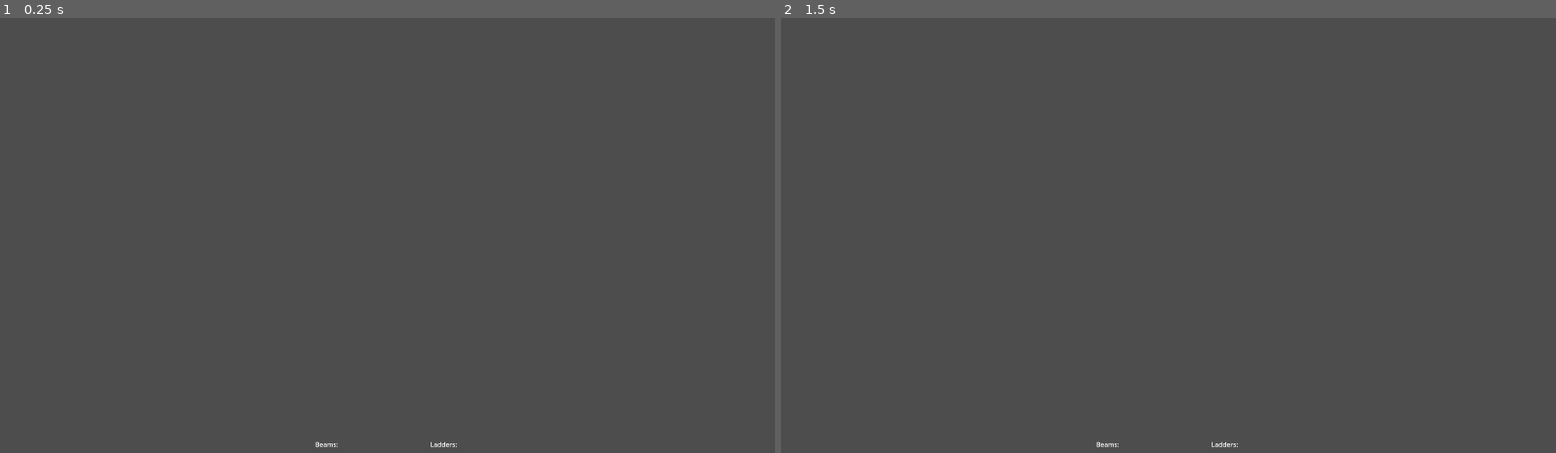
Above: before the commit, frames 1-2 (left to right).
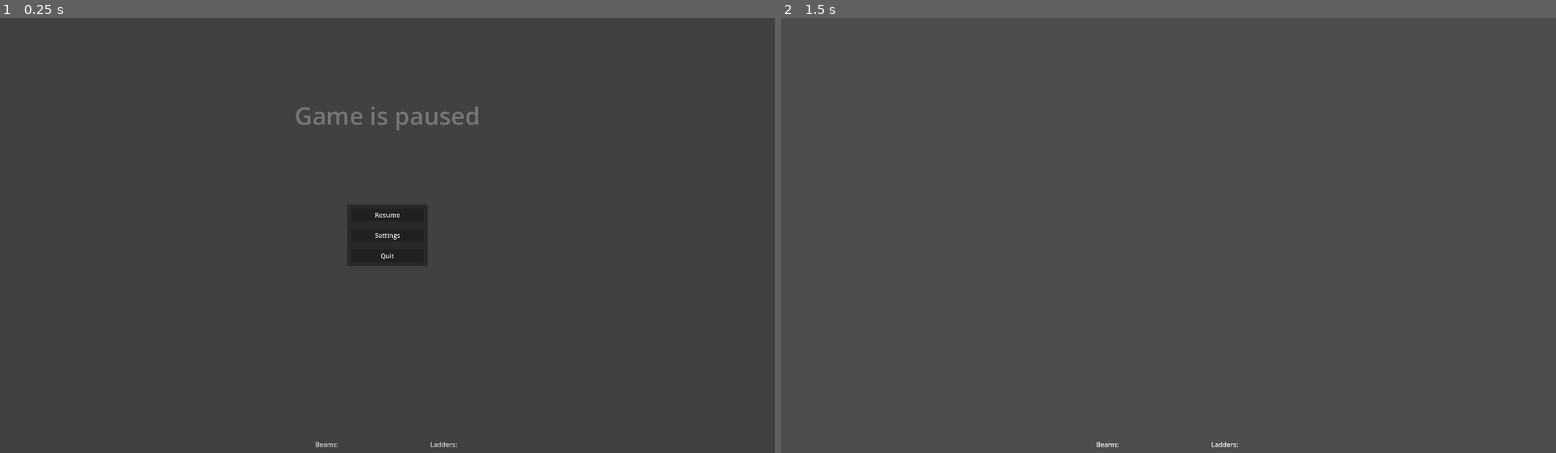
Above: after the commit, the same moments.

Repository: K2rlXYZ/UT-GameJam-23
Game: Godot game, scene res://Scenes/UI/hud.tscn
Two runs of this game, one before a commit and one after it. Both use one fixed random seed, a clock stepped at 60 frames per second and the inputs below. This scene is started directly instead of the project's main scene.
Inputs (mouse positions are in pixels of both pictures, inside the frame that each line leads up to):
- Up to frame 1 (0.25 s): no input
- Up to frame 2 (1.5 s): click (1168, 213) at 0.5 s, where only the run after the commit has a clickable "Resume"; tap Enter at 1.25 s; hold D (right) from 1.28 s (still down)

The runs differ from the first frame. In frame 1, 1.8% of the frame differs, in the area x 38-62%, y 20-99%; in frame 2, nothing differs.

Commit message:
Pause screen

Diff:
--- a/Scenes/UI/HUD.gd
+++ b/Scenes/UI/HUD.gd
@@ -4,8 +4,27 @@
 @export var beams_label: Label
 @export var ladders_label: Label
 
+@export var pause_menu: Control
+@export var settings_menu: Control
+
 func set_beams(amount: int) -> void:
 	beams_label.text = str(amount)
 
 func set_ladders(amount: int) -> void:
 	ladders_label.text = str(amount)
+
+func pause_game() -> void:
+	pause_menu.show()
+	get_tree().paused = true
+
+func _unpause_game() -> void:
+	pause_menu.hide()
+	get_tree().paused = false
+
+
+func _on_resume_button_pressed():
+	_unpause_game()
+
+
+func _on_settings_button_pressed():
+	settings_menu.show()
--- /dev/null
+++ b/Scenes/UI/Settings.gd
@@ -0,0 +1,7 @@
+extends Control
+
+
+
+
+func _on_back_button_pressed():
+	hide()
--- a/Scenes/UI/hud.tscn
+++ b/Scenes/UI/hud.tscn
@@ -1,9 +1,19 @@
-[gd_scene load_steps=2 format=3 uid="uid://bef71fvcrn6in"]
+[gd_scene load_steps=4 format=3 uid="uid://bef71fvcrn6in"]
 
 [ext_resource type="Script" path="res://Scenes/UI/HUD.gd" id="1_5jl6j"]
+[ext_resource type="PackedScene" uid="uid://caq5idrkkj5rm" path="res://Scenes/UI/settings.tscn" id="2_ji0u5"]
 
-[node name="HUD" type="CanvasLayer"]
+[sub_resource type="LabelSettings" id="LabelSettings_ay0n4"]
+font_size = 60
+font_color = Color(0.462745, 0.462745, 0.462745, 1)
+
+[node name="HUD" type="CanvasLayer" node_paths=PackedStringArray("beams_label", "ladders_label", "pause_menu", "settings_menu")]
+process_mode = 3
 script = ExtResource("1_5jl6j")
+beams_label = NodePath("UI/M/HB/Beams/BeamsLabel")
+ladders_label = NodePath("UI/M/HB/Ladders/LaddersLabel")
+pause_menu = NodePath("PauseMenu")
+settings_menu = NodePath("PauseMenu/M/Settings")
 
 [node name="UI" type="Control" parent="."]
 layout_mode = 3
@@ -53,3 +63,75 @@
 
 [node name="LaddersLabel" type="Label" parent="UI/M/HB/Ladders"]
 layout_mode = 2
+
+[node name="PauseMenu" type="Control" parent="."]
+layout_mode = 3
+anchors_preset = 15
+anchor_right = 1.0
+anchor_bottom = 1.0
+grow_horizontal = 2
+grow_vertical = 2
+
+[node name="BG" type="ColorRect" parent="PauseMenu"]
+layout_mode = 1
+anchors_preset = 15
+anchor_right = 1.0
+anchor_bottom = 1.0
+grow_horizontal = 2
+grow_vertical = 2
+color = Color(0, 0, 0, 0.152941)
+
+[node name="M" type="MarginContainer" parent="PauseMenu"]
+layout_mode = 1
+anchors_preset = 15
+anchor_right = 1.0
+anchor_bottom = 1.0
+grow_horizontal = 2
+grow_vertical = 2
+theme_override_constants/margin_left = 100
+theme_override_constants/margin_top = 200
+theme_override_constants/margin_right = 100
+theme_override_constants/margin_bottom = 200
+
+[node name="PausedLabel" type="Label" parent="PauseMenu/M"]
+layout_mode = 2
+size_flags_horizontal = 4
+size_flags_vertical = 0
+text = "Game is paused"
+label_settings = SubResource("LabelSettings_ay0n4")
+
+[node name="P" type="PanelContainer" parent="PauseMenu/M"]
+custom_minimum_size = Vector2(200, 0)
+layout_mode = 2
+size_flags_horizontal = 4
+size_flags_vertical = 4
+
+[node name="M" type="MarginContainer" parent="PauseMenu/M/P"]
+layout_mode = 2
+theme_override_constants/margin_left = 10
+theme_override_constants/margin_top = 10
+theme_override_constants/margin_right = 10
+theme_override_constants/margin_bottom = 10
+
+[node name="VB" type="VBoxContainer" parent="PauseMenu/M/P/M"]
+layout_mode = 2
+theme_override_constants/separation = 20
+
+[node name="ResumeButton" type="Button" parent="PauseMenu/M/P/M/VB"]
+layout_mode = 2
+text = "Resume"
+
+[node name="SettingsButton" type="Button" parent="PauseMenu/M/P/M/VB"]
+layout_mode = 2
+text = "Settings"
+
+[node name="QuitButton" type="Button" parent="PauseMenu/M/P/M/VB"]
+layout_mode = 2
+text = "Quit"
+
+[node name="Settings" parent="PauseMenu/M" instance=ExtResource("2_ji0u5")]
+visible = false
+layout_mode = 2
+
+[connection signal="pressed" from="PauseMenu/M/P/M/VB/ResumeButton" to="." method="_on_resume_button_pressed"]
+[connection signal="pressed" from="PauseMenu/M/P/M/VB/SettingsButton" to="." method="_on_settings_button_pressed"]
--- /dev/null
+++ b/Scenes/UI/settings.tscn
@@ -0,0 +1,67 @@
+[gd_scene load_steps=3 format=3 uid="uid://caq5idrkkj5rm"]
+
+[ext_resource type="Script" path="res://Scenes/UI/Settings.gd" id="1_urgba"]
+
+[sub_resource type="StyleBoxFlat" id="StyleBoxFlat_p3w0x"]
+bg_color = Color(0.145098, 0.145098, 0.145098, 1)
+
+[node name="Settings" type="Control"]
+layout_mode = 3
+anchors_preset = 0
+offset_left = 810.0
+offset_top = 490.0
+offset_right = 1110.0
+offset_bottom = 590.0
+grow_horizontal = 2
+grow_vertical = 2
+size_flags_horizontal = 4
+size_flags_vertical = 4
+script = ExtResource("1_urgba")
+
+[node name="P" type="PanelContainer" parent="."]
+layout_mode = 1
+anchors_preset = 15
+anchor_right = 1.0
+anchor_bottom = 1.0
+grow_horizontal = 2
+grow_vertical = 2
+theme_override_styles/panel = SubResource("StyleBoxFlat_p3w0x")
+
+[node name="M" type="MarginContainer" parent="P"]
+layout_mode = 2
+theme_override_constants/margin_left = 20
+theme_override_constants/margin_top = 20
+theme_override_constants/margin_right = 20
+theme_override_constants/margin_bottom = 20
+
+[node name="VB" type="VBoxContainer" parent="P/M"]
+layout_mode = 2
+theme_override_constants/separation = 15
+
+[node name="Volume" type="HBoxContainer" parent="P/M/VB"]
+layout_mode = 2
+
+[node name="Label" type="Label" parent="P/M/VB/Volume"]
+layout_mode = 2
+text = "Audio volume: "
+
+[node name="VolumeSlider" type="HSlider" parent="P/M/VB/Volume"]
+custom_minimum_size = Vector2(150, 0)
+layout_mode = 2
+
+[node name="Fullscreen" type="HBoxContainer" parent="P/M/VB"]
+layout_mode = 2
+
+[node name="Label" type="Label" parent="P/M/VB/Fullscreen"]
+layout_mode = 2
+text = "Fullscreen: "
+
+[node name="FullscreenCheckBox" type="CheckBox" parent="P/M/VB/Fullscreen"]
+layout_mode = 2
+
+[node name="BackButton" type="Button" parent="P/M/VB"]
+layout_mode = 2
+size_flags_vertical = 4
+text = "Back"
+
+[connection signal="pressed" from="P/M/VB/BackButton" to="." method="_on_back_button_pressed"]
